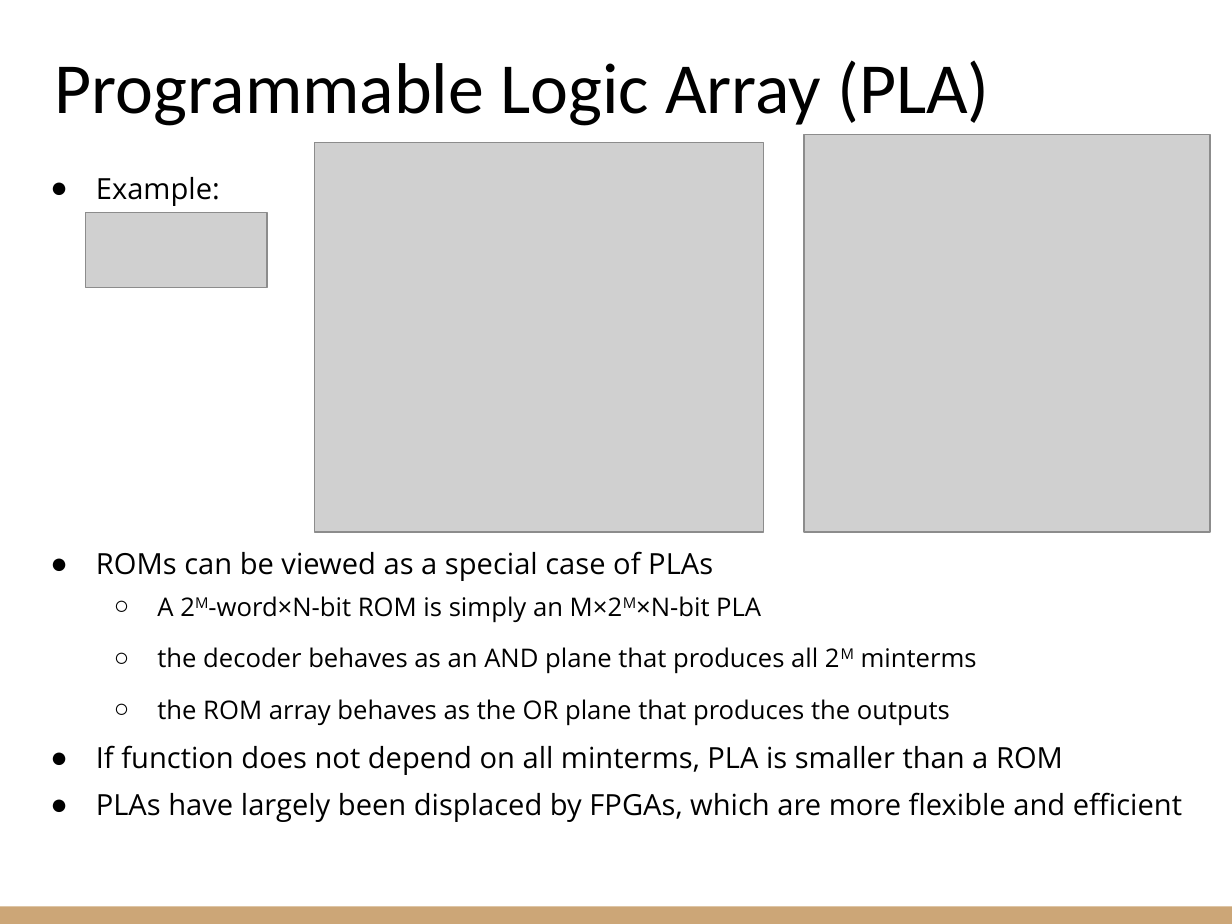
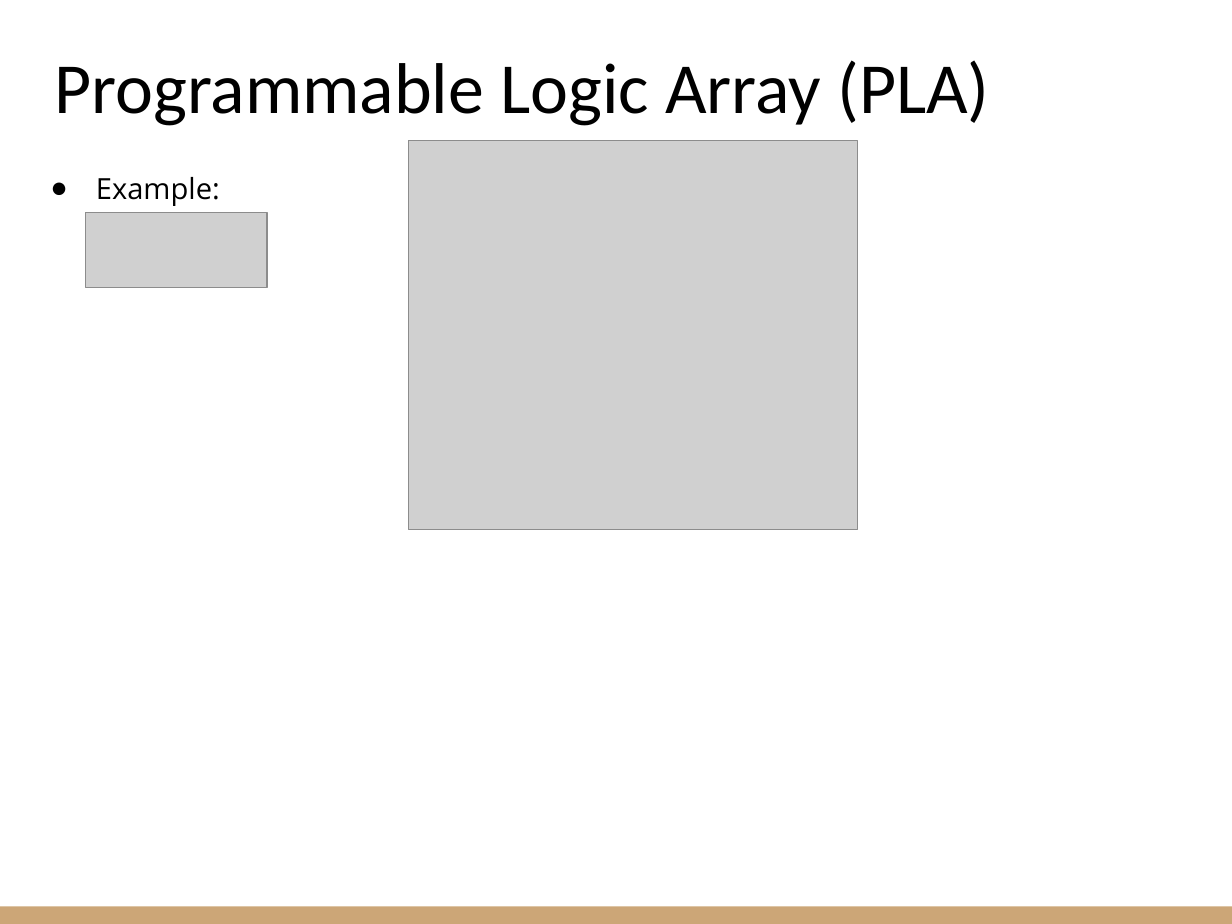
Before and after one commit to riccardoberta/esd, a slide deck: slide 23 of 11 - Sequential Building Blocks/slides.pptx. Drawn at 1232x924 pixels with LibreOffice and Linux fonts; fonts in the diff are those of the drawing; grey boxes stand for pictures. Boxes give left, top, right and bottom in pixels: in the first picture for what was removed or moved away, otherwise in the second. Text is boxed around its words. In the diff, an @@ line names an element or a change of style, - is before the commit and + after.

```diff
--- a/11 - Sequential Building Blocks/slides.pptx
+++ b/11 - Sequential Building Blocks/slides.pptx
@@ picture: place and size @@
-picture at bbox=[314, 143, 763, 532]
+picture at bbox=[409, 140, 857, 530]
@@ picture removed at bbox=[804, 134, 1211, 532] @@
@@ text at bbox=[96, 551, 1182, 822]: paragraphs removed @@
-● ROMs can be viewed as a special case of PLAs
-  ○ A 2M-word×N-bit ROM is simply an M×2M×N-bit PLA
-  ○ the decoder behaves as an AND plane that produces all 2M minterms
-  ○ the ROM array behaves as the OR plane that produces the outputs
-● If function does not depend on all minterms, PLA is smaller than a ROM
-● PLAs have largely been displaced by FPGAs, which are more flexible and efficient
```
Also in this commit, not shown: 4 other slides changed, 2 slides added, 20 other files.
